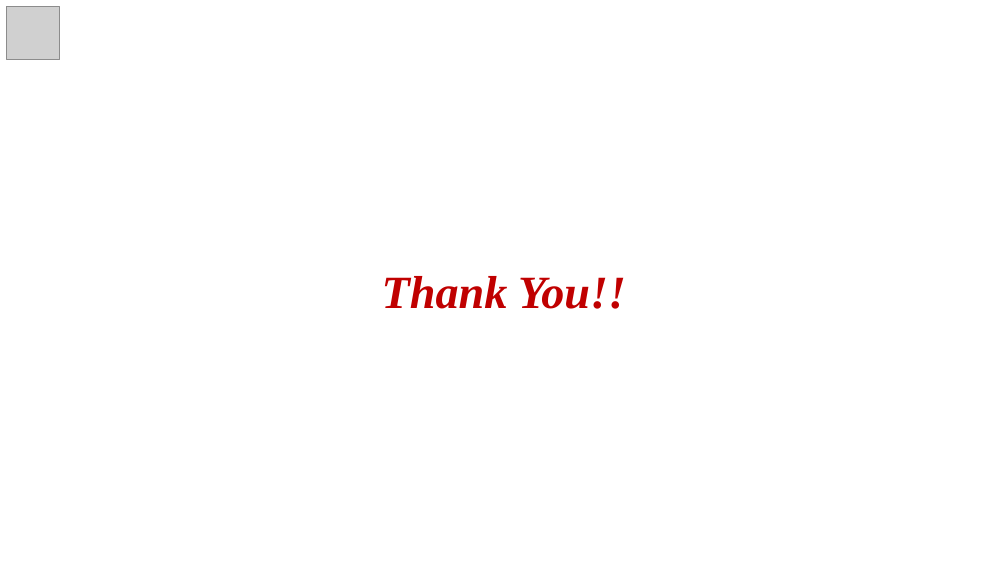
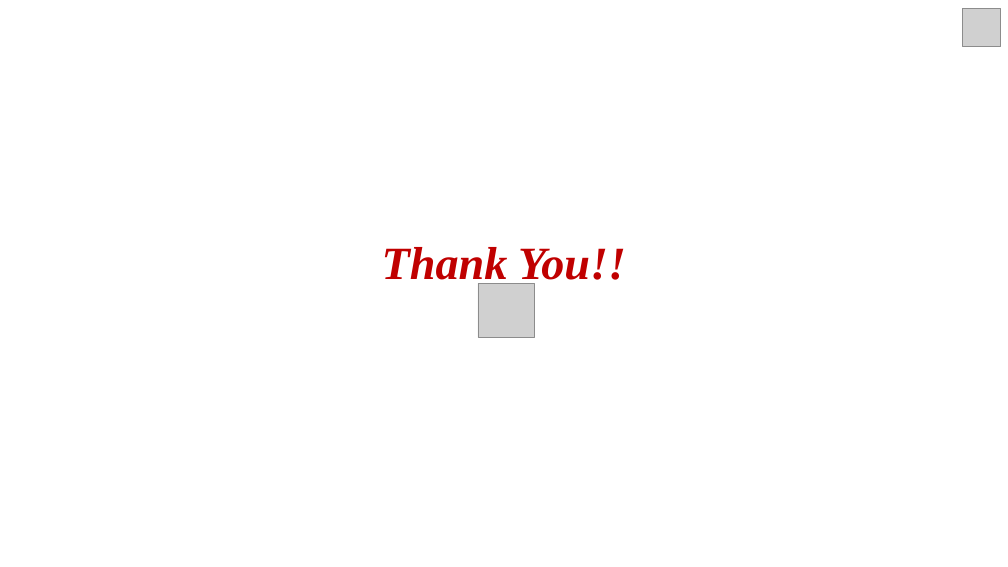
Before and after one commit to vivek16pawar/EDA-CAPSTONE, a slide deck: slide 22 of EDA_Presentation.pptx (slide 28 before the commit). Drawn at 1008x567 pixels with LibreOffice and Linux fonts; fonts in the diff are those of the drawing; grey boxes stand for pictures. Boxes give left, top, right and bottom in pixels: in the first picture for what was removed or moved away, otherwise in the second. Text is boxed around its words. In the diff, an @@ line names an element or a change of style, - is before the commit and + after.

```diff
--- a/EDA_Presentation.pptx
+++ b/EDA_Presentation.pptx
@@ picture removed at (7, 6, 60, 59) @@
@@ text "Thank You!!" rewrapped from (382, 276, 626, 309) to (382, 247, 626, 288) @@
@@ picture added at (963, 8, 1001, 47) @@
@@ picture added at (478, 284, 535, 337) @@
```
Also in this commit, not shown: 8 other slides changed, 13 slides added, 19 slides removed.
